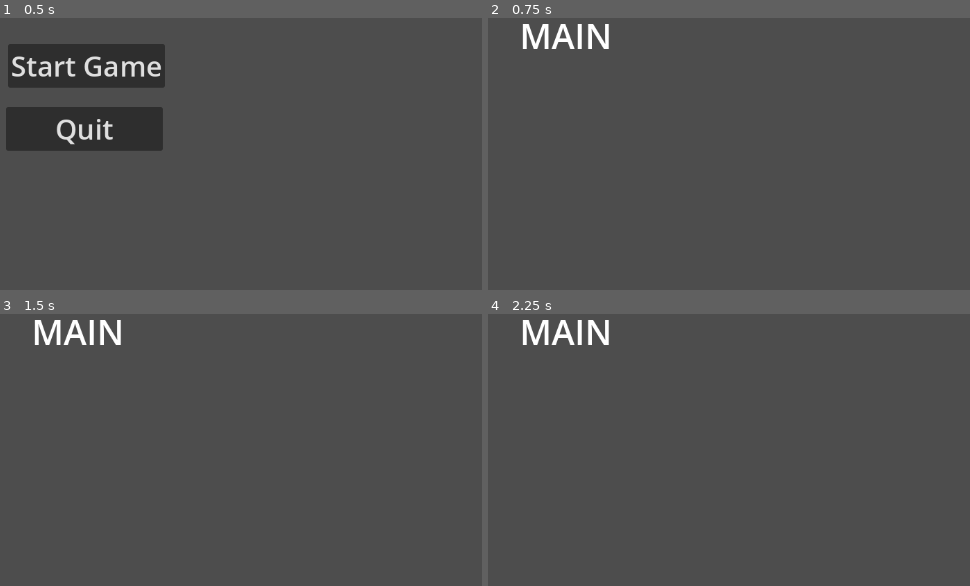
Above: before the commit, frames 1-4 (two rows, left to right).
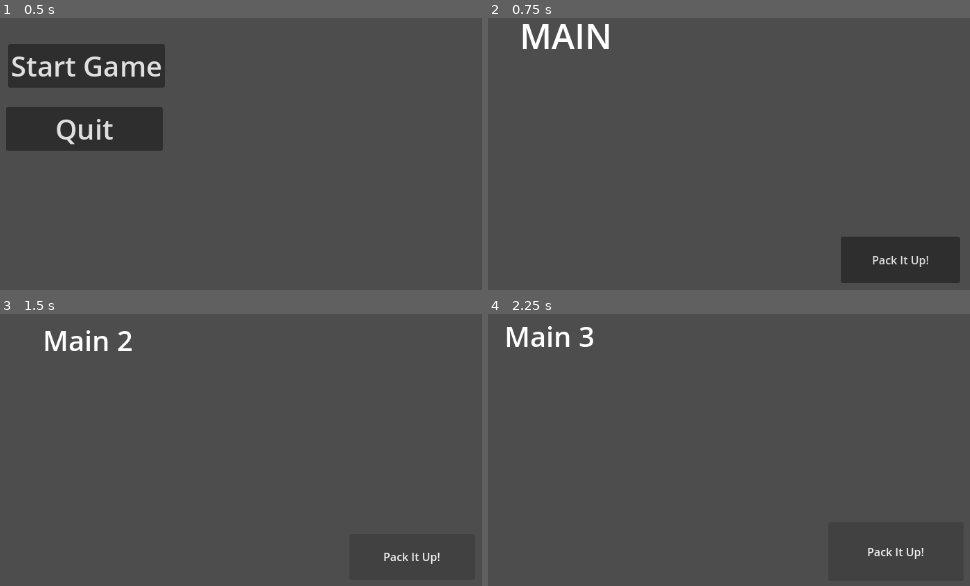
Above: after the commit, the same moments.

Repository: Schipwreck/GMTK-GameJam-2024
Game: Godot game, scene res://Scenes/title_screen.tscn
Same seed, same stepped clock (60 frames per second), same inputs: the game is played once before the commit and once after it.
Inputs (mouse positions are in pixels of both pictures, inside the frame that each line leads up to):
- Up to frame 1 (0.5 s): no input
- Up to frame 2 (0.75 s): click "Start Game" at 0.5 s
- Up to frame 3 (1.5 s): click (414, 556) at 1.25 s, where only the run after the commit has a clickable "Pack It Up!"
- Up to frame 4 (2.25 s): click (902, 556) at 2 s, where only the run after the commit has a clickable "Pack It Up!"

Frame 1 is identical in both runs. In frame 2, 4.1% of the frame differs, in the area x 73-98%, y 80-98%; in frame 3, 1.4%; in frame 4, 1.3%.

Commit message:
Main scene Transitions
Moves main scene to results scene

Diff:
--- a/Scenes/main_scene.tscn
+++ b/Scenes/main_scene.tscn
@@ -1,6 +1,9 @@
-[gd_scene format=3 uid="uid://p06og2jhhk8r"]
+[gd_scene load_steps=2 format=3 uid="uid://p06og2jhhk8r"]
+
+[ext_resource type="Script" path="res://Scripts/main_scene.gd" id="1_pcalb"]
 
 [node name="Main Scene" type="Node2D"]
+script = ExtResource("1_pcalb")
 
 [node name="Label" type="Label" parent="."]
 offset_left = 497.0
@@ -10,3 +13,12 @@
 size_flags_horizontal = 0
 theme_override_font_sizes/font_size = 50
 text = "MAIN"
+
+[node name="PackitupButton" type="Button" parent="."]
+offset_left = 960.0
+offset_top = 571.0
+offset_right = 1132.0
+offset_bottom = 638.0
+text = "Pack It Up!"
+
+[connection signal="pressed" from="PackitupButton" to="." method="_on_packitup_button_pressed"]
--- /dev/null
+++ b/Scenes/main_scene_2.tscn
@@ -0,0 +1,25 @@
+[gd_scene load_steps=2 format=3 uid="uid://suwv0362sefa"]
+
+[ext_resource type="Script" path="res://Scripts/main_scene_2.gd" id="1_tys0y"]
+
+[node name="main_scene_2" type="Node2D"]
+script = ExtResource("1_tys0y")
+
+[node name="PackitupButton" type="Button" parent="."]
+offset_left = 955.0
+offset_top = 573.0
+offset_right = 1136.0
+offset_bottom = 639.0
+text = "Pack It Up!"
+
+[node name="Label" type="Label" parent="."]
+offset_left = 456.0
+offset_top = 240.0
+offset_right = 701.0
+offset_bottom = 347.0
+theme_override_font_sizes/font_size = 40
+text = "Main 2"
+horizontal_alignment = 1
+vertical_alignment = 1
+
+[connection signal="pressed" from="PackitupButton" to="." method="_on_packitup_button_pressed"]
--- /dev/null
+++ b/Scenes/main_scene_3.tscn
@@ -0,0 +1,25 @@
+[gd_scene load_steps=2 format=3 uid="uid://pc52mcamwith"]
+
+[ext_resource type="Script" path="res://Scripts/main_scene_3.gd" id="1_11dn5"]
+
+[node name="main_scene3" type="Node2D"]
+script = ExtResource("1_11dn5")
+
+[node name="PackitupButton" type="Button" parent="."]
+offset_left = 942.0
+offset_top = 556.0
+offset_right = 1137.0
+offset_bottom = 641.0
+text = "Pack It Up!"
+
+[node name="Label" type="Label" parent="."]
+offset_left = 391.0
+offset_top = 216.0
+offset_right = 689.0
+offset_bottom = 359.0
+theme_override_font_sizes/font_size = 40
+text = "Main 3"
+horizontal_alignment = 1
+vertical_alignment = 1
+
+[connection signal="pressed" from="PackitupButton" to="." method="_on_packitup_button_pressed"]
--- /dev/null
+++ b/Scripts/main_scene.gd
@@ -0,0 +1,5 @@
+extends Node2D
+
+
+func _on_packitup_button_pressed():
+	get_tree().change_scene_to_file("res://Scenes/main_scene_2.tscn") #Input results 1 scene
--- /dev/null
+++ b/Scripts/main_scene_2.gd
@@ -0,0 +1,5 @@
+extends Node2D
+
+
+func _on_packitup_button_pressed():
+	get_tree().change_scene_to_file("res://Scenes/main_scene_3.tscn") #Input results 2 scene
--- /dev/null
+++ b/Scripts/main_scene_3.gd
@@ -0,0 +1,5 @@
+extends Node2D
+
+
+func _on_packitup_button_pressed():
+	get_tree().change_scene_to_file("res://Scenes/main_scene.tscn") # Input Results 3 scene
Not shown, changed: README.md
Not shown, changed: assets/README.md
Not shown, removed: scenes/README.md
Not shown, changed: scripts/README.md
